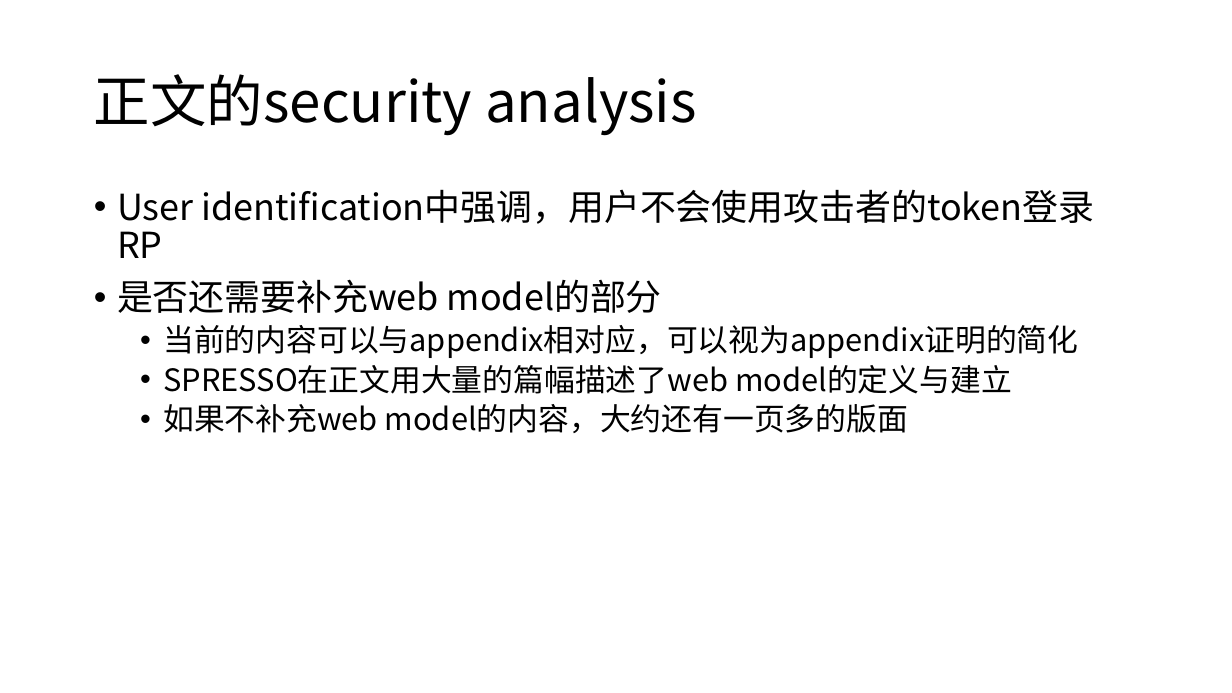
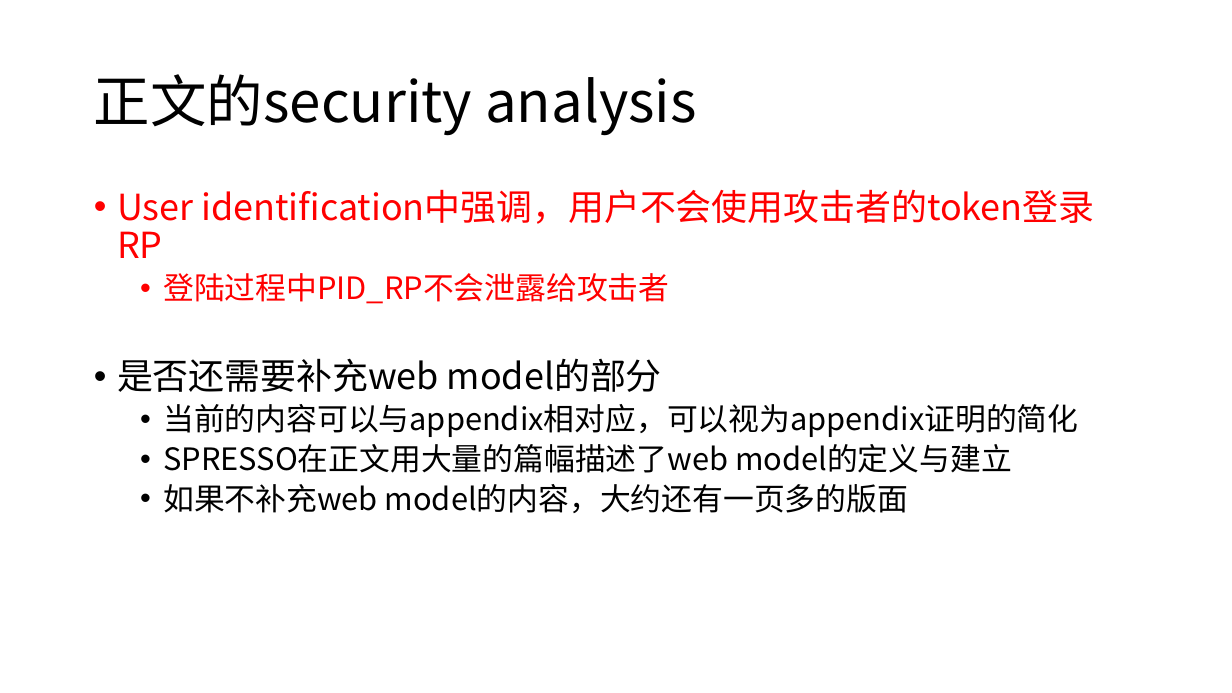
Before and after one commit to cqguo/OIDC-latex, a slide deck: slide 15 of other files/appendix说明.pptx (slide 14 before the commit). Drawn at 1232x693 pixels with LibreOffice and Linux fonts; fonts in the diff are those of the drawing. Boxes give left, top, right and bottom in pixels: in the first picture for what was removed or moved away, otherwise in the second. Text is boxed around its words. In the diff, an @@ line names an element or a change of style, - is before the commit and + after.

```diff
--- a/other files/appendix说明.pptx
+++ b/other files/appendix说明.pptx
@@ text at box(117, 189, 1094, 224): text colour #000000 to #FF0000 in "User identification中强调，用户不会使用攻击者的token登录RP" @@
@@ text at box(163, 273, 669, 304): paragraph added @@
+  • 登陆过程中PID_RP不会泄露给攻击者
```
Also in this commit, not shown: 6 other slides changed, 2 slides added, 2 other files.
